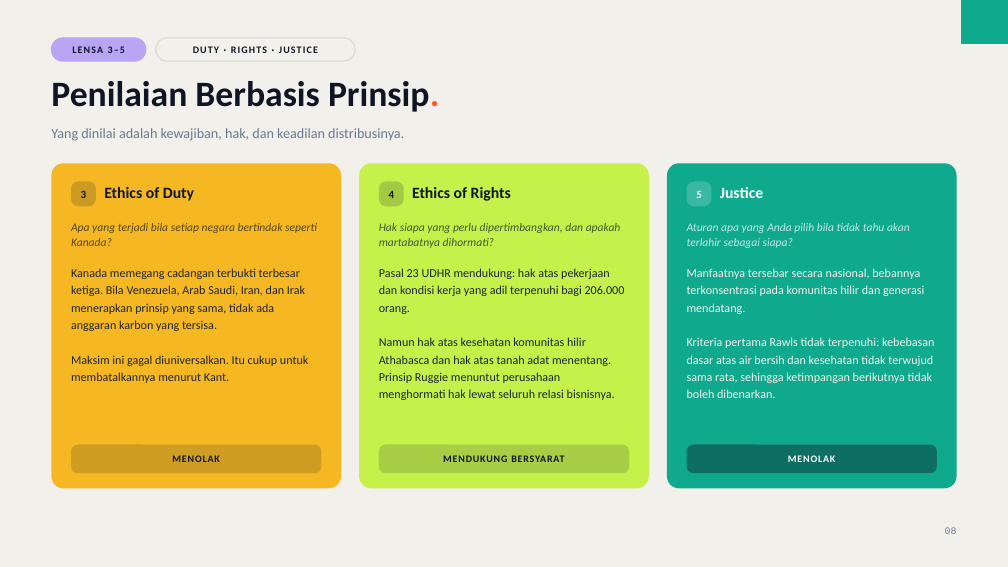
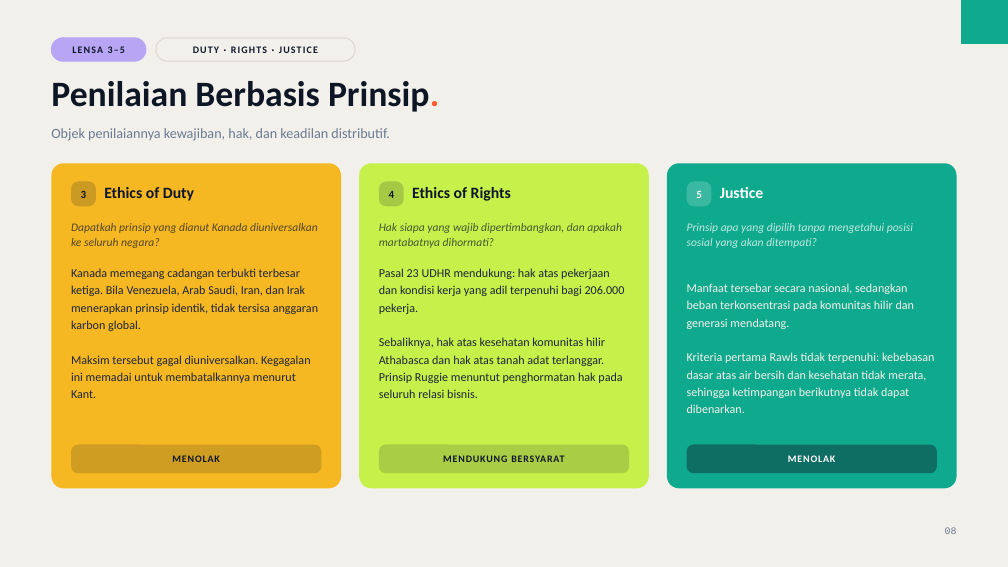
Before and after one commit to aslihabnuri/Dom-Manipulation, a slide deck: slide 8 of business-ethics/chapter-3/decks/Deck-2-Analisis-Kasus-Oil-Sands.pptx. Drawn at 1008x567 pixels with LibreOffice and Linux fonts; fonts in the diff are those of the drawing. Boxes give left, top, right and bottom in pixels: in the first picture for what was removed or moved away, otherwise in the second. Text is boxed around its words. In the diff, an @@ line names an element or a change of style, - is before the commit and + after.

```diff
--- a/business-ethics/chapter-3/decks/Deck-2-Analisis-Kasus-Oil-Sands.pptx
+++ b/business-ethics/chapter-3/decks/Deck-2-Analisis-Kasus-Oil-Sands.pptx
@@ text at box(51, 128, 390, 141): text changed @@
-Yang dinilai adalah kewajiban, hak, dan keadilan distribusinya.
+Objek penilaiannya kewajiban, hak, dan keadilan distributif.
@@ text at box(71, 223, 318, 248): text changed @@
-Apa yang terjadi bila setiap negara bertindak seperti Kanada?
+Dapatkah prinsip yang dianut Kanada diuniversalkan ke seluruh negara?
@@ text at box(379, 223, 622, 248): text changed @@
-Hak siapa yang perlu dipertimbangkan, dan apakah martabatnya dihormati?
+Hak siapa yang wajib dipertimbangkan, dan apakah martabatnya dihormati?
@@ text at box(687, 223, 913, 248): text changed @@
-Aturan apa yang Anda pilih bila tidak tahu akan terlahir sebagai siapa?
+Prinsip apa yang dipilih tanpa mengetahui posisi sosial yang akan ditempati?
@@ text at box(71, 268, 318, 398): text changed @@
-Kanada memegang cadangan terbukti terbesar ketiga. Bila Venezuela, Arab Saudi, Iran, dan Irak menerapkan prinsip yang sama, tidak ada anggaran karbon yang tersisa.
-Maksim ini gagal diuniversalkan. Itu cukup untuk membatalkannya menurut Kant.
+Kanada memegang cadangan terbukti terbesar ketiga. Bila Venezuela, Arab Saudi, Iran, dan Irak menerapkan prinsip identik, tidak tersisa anggaran karbon global.
+Maksim tersebut gagal diuniversalkan. Kegagalan ini memadai untuk membatalkannya menurut Kant.
@@ text at box(379, 268, 625, 398): text changed @@
-Pasal 23 UDHR mendukung: hak atas pekerjaan dan kondisi kerja yang adil terpenuhi bagi 206.000 orang.
-Namun hak atas kesehatan komunitas hilir Athabasca dan hak atas tanah adat menentang. Prinsip Ruggie menuntut perusahaan menghormati hak lewat seluruh relasi bisnisnya.
+Pasal 23 UDHR mendukung: hak atas pekerjaan dan kondisi kerja yang adil terpenuhi bagi 206.000 pekerja.
+Sebaliknya, hak atas kesehatan komunitas hilir Athabasca dan hak atas tanah adat terlanggar. Prinsip Ruggie menuntut penghormatan hak pada seluruh relasi bisnis.
@@ text at box(687, 283, 935, 413): text changed @@
-Manfaatnya tersebar secara nasional, bebannya terkonsentrasi pada komunitas hilir dan generasi mendatang.
-Kriteria pertama Rawls tidak terpenuhi: kebebasan dasar atas air bersih dan kesehatan tidak terwujud sama rata, sehingga ketimpangan berikutnya tidak boleh dibenarkan.
+Manfaat tersebar secara nasional, sedangkan beban terkonsentrasi pada komunitas hilir dan generasi mendatang.
+Kriteria pertama Rawls tidak terpenuhi: kebebasan dasar atas air bersih dan kesehatan tidak merata, sehingga ketimpangan berikutnya tidak dapat dibenarkan.
```
Also in this commit, not shown: 13 other slides changed, 5 other files.
